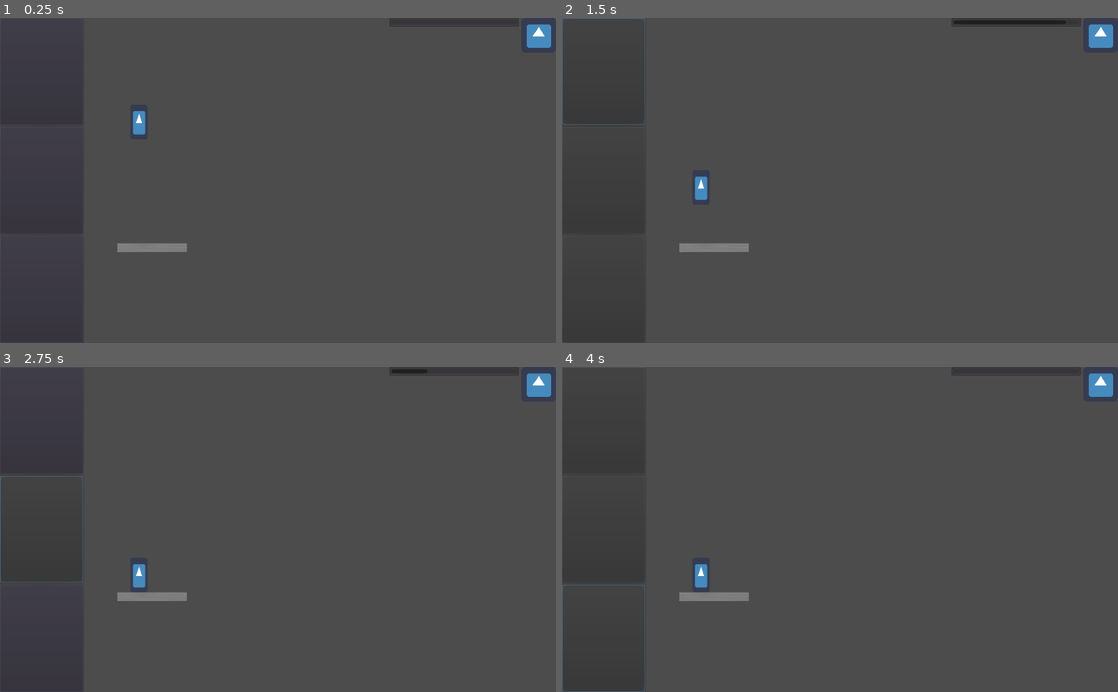
Above: before the commit, frames 1-4 (two rows, left to right).
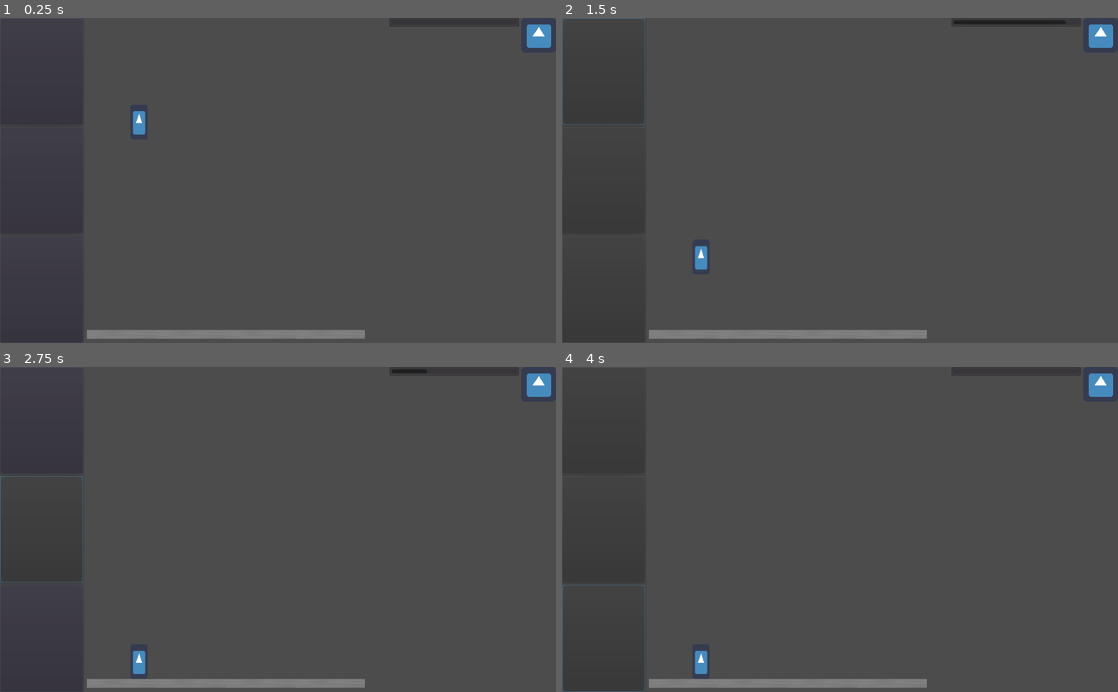
Above: after the commit, the same moments.

Repository: iniyanijoseph/Gravity
Game: Godot game, scene res://Main.tscn
Same seed, same stepped clock (60 frames per second), same inputs: the game is played once before the commit and once after it. The engine's default icon, where the game draws it, is replaced by a stand-in: a white triangle on a blue panel in a dark square.
Inputs (mouse positions are in pixels of both pictures, inside the frame that each line leads up to):
- Up to frame 1 (0.25 s): no input
- Up to frame 2 (1.5 s): click (600, 70) at 0.5 s
- Up to frame 3 (2.75 s): click (38, 529) at 2 s
- Up to frame 4 (4 s): click (600, 640) at 2.75 s; tap Enter at 3.5 s

The runs differ from the first frame. In frame 1, 1.7% of the frame differs, in the area x 15-66%, y 69-99%; in frame 2, 2.0%; in frame 3, 2.1%, in the area x 15-66%, y 60-99%; in frame 4, 2.1%.

Commit message:
refactor: :art: Make Tween Code Better
Make Tween Code Better

Diff:
--- a/Main.tscn
+++ b/Main.tscn
@@ -16,4 +16,13 @@
 margin_bottom = 600.0
 
 [node name="Platform" parent="." instance=ExtResource( 3 )]
-position = Vector2( 280, 424 )
+position = Vector2( 224, 584 )
+
+[node name="Platform2" parent="." instance=ExtResource( 3 )]
+position = Vector2( 608, 584 )
+
+[node name="Platform3" parent="." instance=ExtResource( 3 )]
+position = Vector2( 480, 584 )
+
+[node name="Platform4" parent="." instance=ExtResource( 3 )]
+position = Vector2( 352, 584 )
--- a/Player/Player.gd
+++ b/Player/Player.gd
@@ -12,7 +12,9 @@
 func slam():
 	var localFloor = floorFindRayCast.get_collision_point()
 	var tween = get_tree().create_tween()
-	tween.tween_property(self, "position", localFloor - floorFindRayCast.position, 1).set_trans(Tween.TRANS_EXPO).set_ease(Tween.EASE_IN)
+	tween.tween_property(self, "position", localFloor - floorFindRayCast.position, 1).\
+	set_trans(Tween.TRANS_QUINT).\
+	set_ease(Tween.EASE_IN)
 	yield(tween, "finished")
 	action_complete()
 
